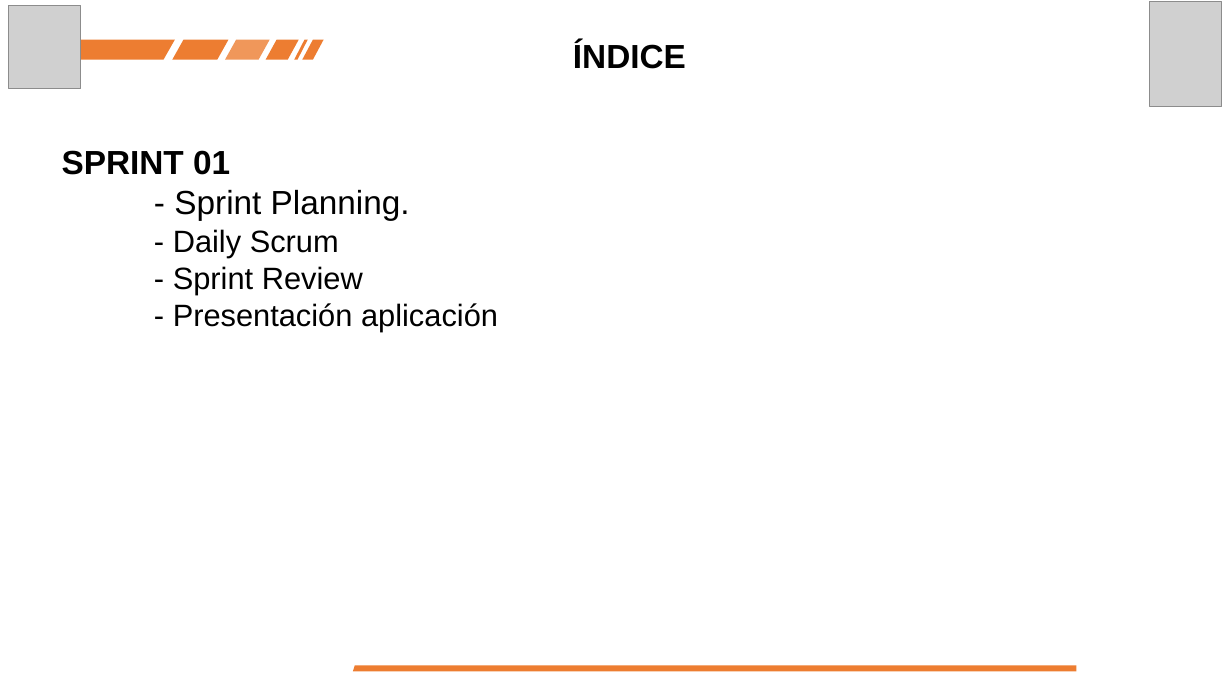
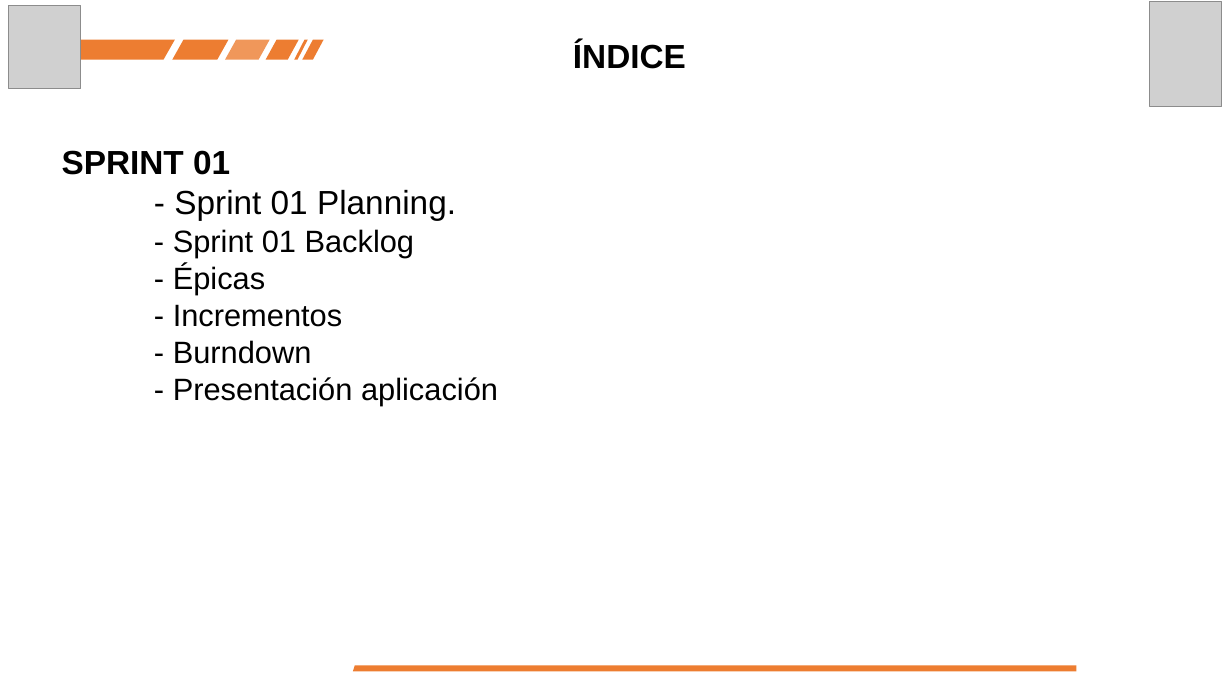
Before and after one commit to antrequenamartinez/Octubre_Revista_Ejercito_WIKI, a slide deck: slide 2 of Presentaciones/Sprint 01_Review.pptx. Drawn at 1232x693 pixels with LibreOffice and Linux fonts; fonts in the diff are those of the drawing; grey boxes stand for pictures. Boxes give left, top, right and bottom in pixels: in the first picture for what was removed or moved away, otherwise in the second. Text is boxed around its words. In the diff, an @@ line names an element or a change of style, - is before the commit and + after.

Commit message:
Presentación Sprint 01.

```diff
--- a/Presentaciones/Sprint 01_Review.pptx
+++ b/Presentaciones/Sprint 01_Review.pptx
@@ text at (173, 189, 456, 364): text changed @@
-- Sprint Planning.
-- Daily Scrum
-- Sprint Review
+- Sprint 01 Planning.
+- Sprint 01 Backlog
+- Épicas
+- Incrementos
+- Burndown
```
Also in this commit, not shown: 3 other slides changed, 3 slides added, 1 slide removed, 6 other files.
